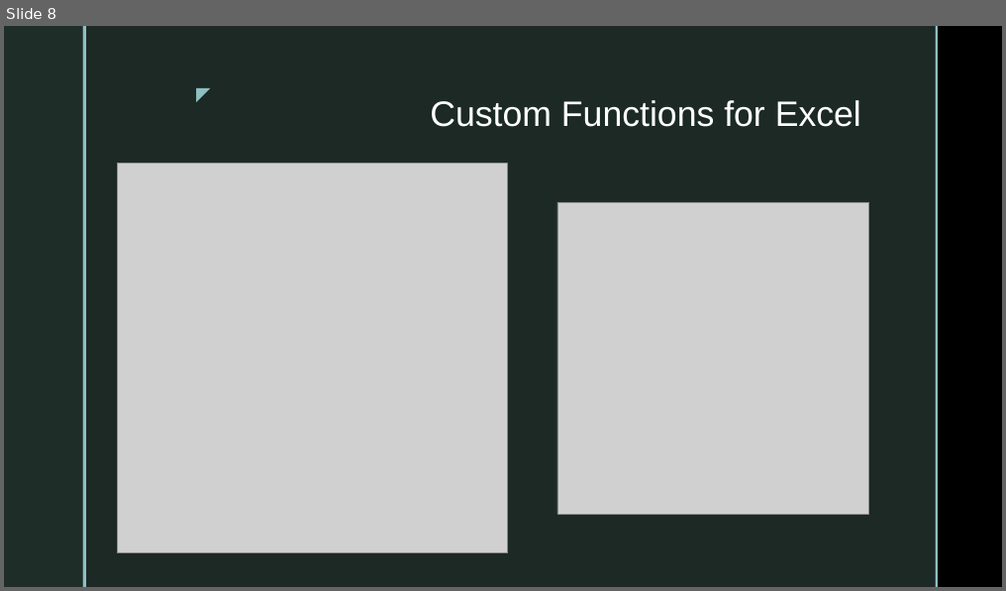
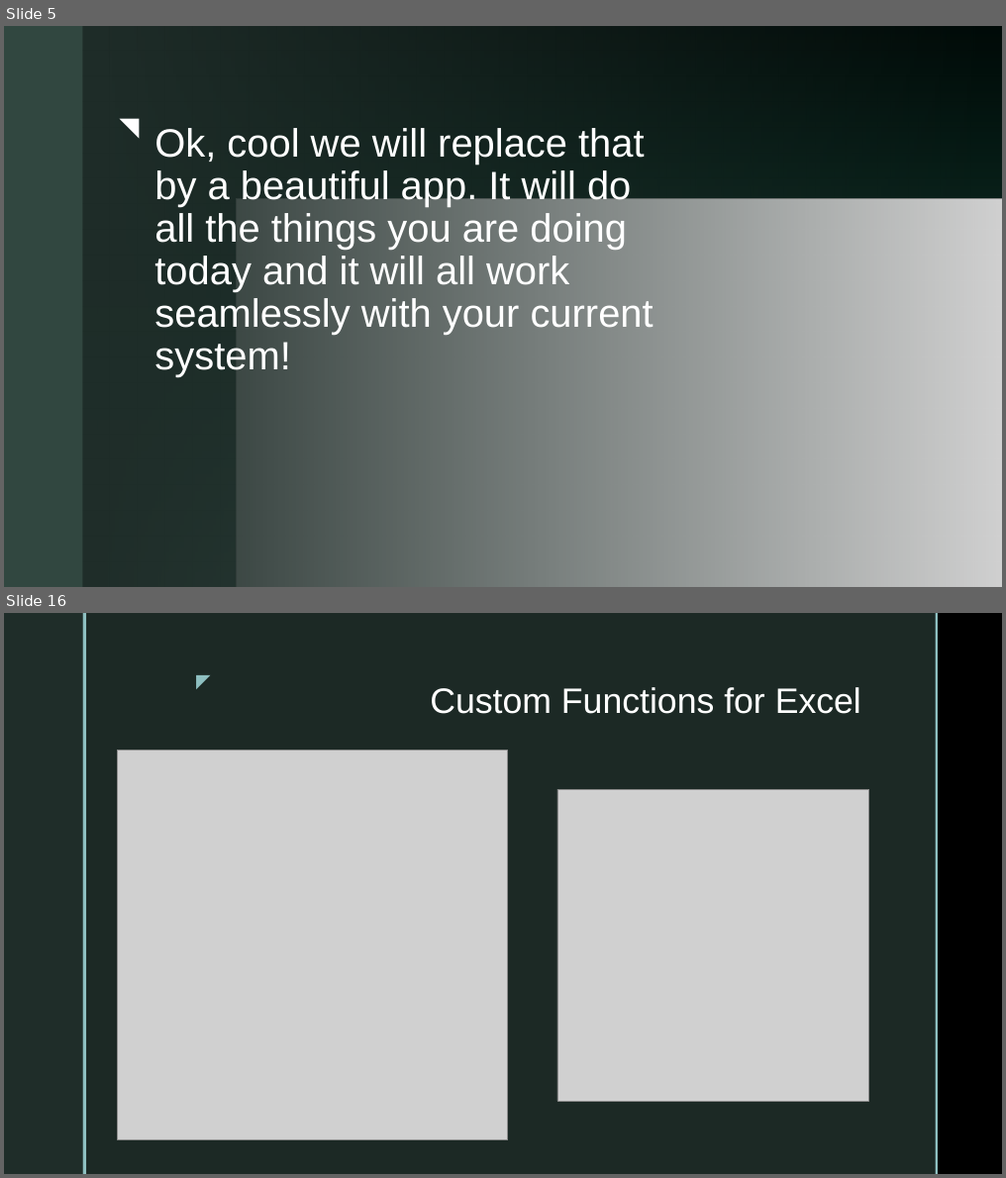
Before and after one commit to dersia/presentations, a slide deck: Custom Functions for Excel with Azure Functions.pptx. Shown one above the other, each under a label of ours: slide 8 before the commit, slides 5 and 16 after it; the slides between them are not shown. The pictures are 1006x591 and 1006x1178 pixels, drawn with LibreOffice and Linux fonts; fonts in the diff are those of the drawing; grey boxes stand for pictures; background and template pictures are left out. Boxes give left, top, right and bottom in pixels: in the first picture for what was removed or moved away, otherwise in the second. Text is boxed around its words. In the diff, an @@ line names an element or a change of style, - is before the commit and + after.

```diff
--- a/Custom Functions for Excel with Azure Functions.pptx
+++ b/Custom Functions for Excel with Azure Functions.pptx
@@ slide 5 added at [4, 26, 1002, 587], background picture (left out); not listed: 2 template elements that a slide beside it also shows @@
@@ rectangle added at [4, 26, 1002, 587], fill #000000 @@
@@ rectangle added at [4, 26, 1002, 587], fill gradient #4B6D64 to #09674C @@
@@ rectangle added at [4, 26, 82, 587], fill #314740 @@
@@ rectangle added at [82, 26, 86, 587], fill #8EC0C1 @@
@@ rectangle added at [82, 26, 1002, 587], fill gradient #1F2D29 @@
@@ rectangle added at [86, 26, 737, 587], fill #1F2D29 at 92% opacity @@
@@ rectangle added at [737, 26, 739, 587], fill #8EC0C1 @@
@@ right triangle added at [119, 119, 139, 138], fill #FFFFFF @@
@@ title added at [154, 128, 653, 377], 38 pt, text #FFFFFF @@
+Ok, cool we will replace that by a beautiful app. It will do all the things you are doing today and it will all work seamlessly with your current system!
@@ picture added at [236, 198, 1002, 587] @@
@@ what was slide 8 is now slide 16 @@
```
Also in this commit, not shown: 8 slides changed, 8 other slides added, 1 slide removed, 27 other files.
